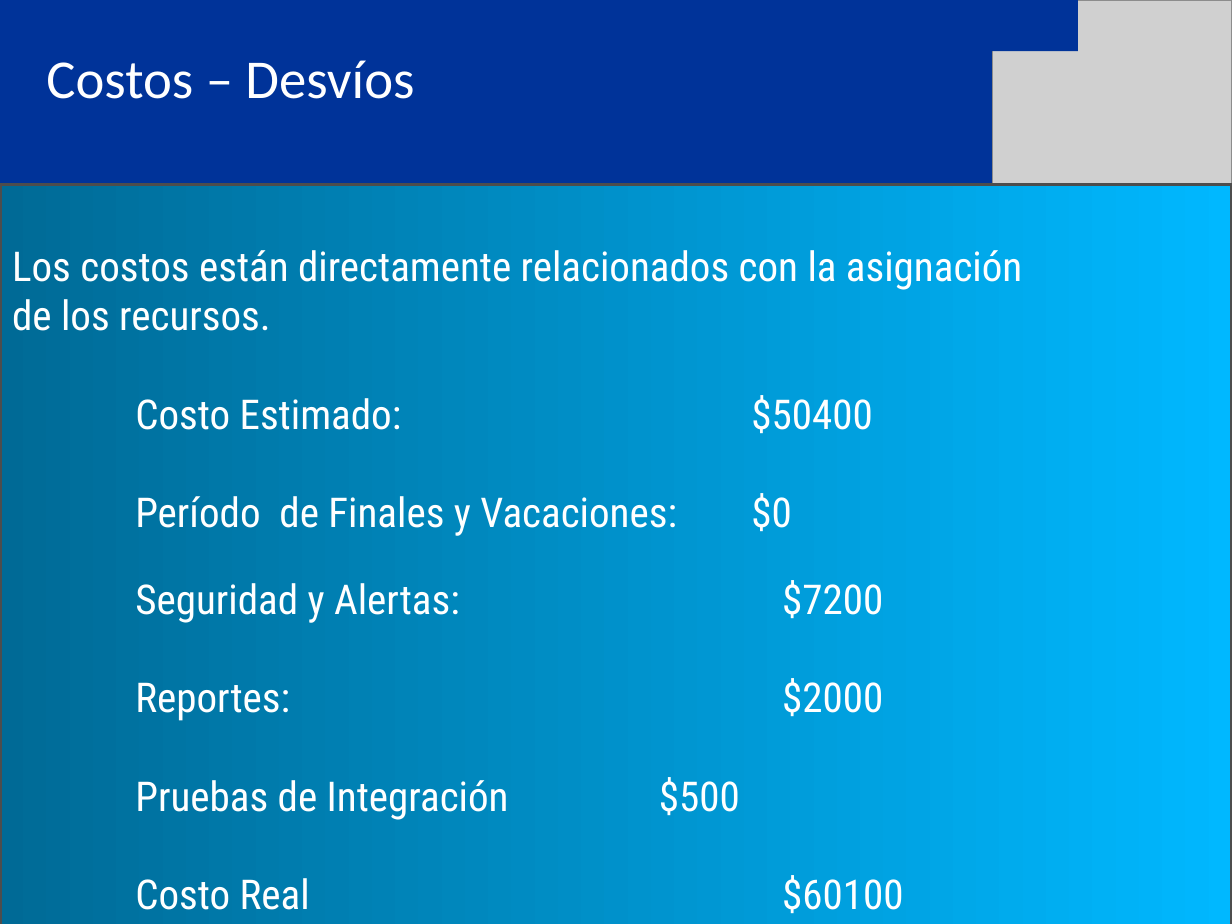
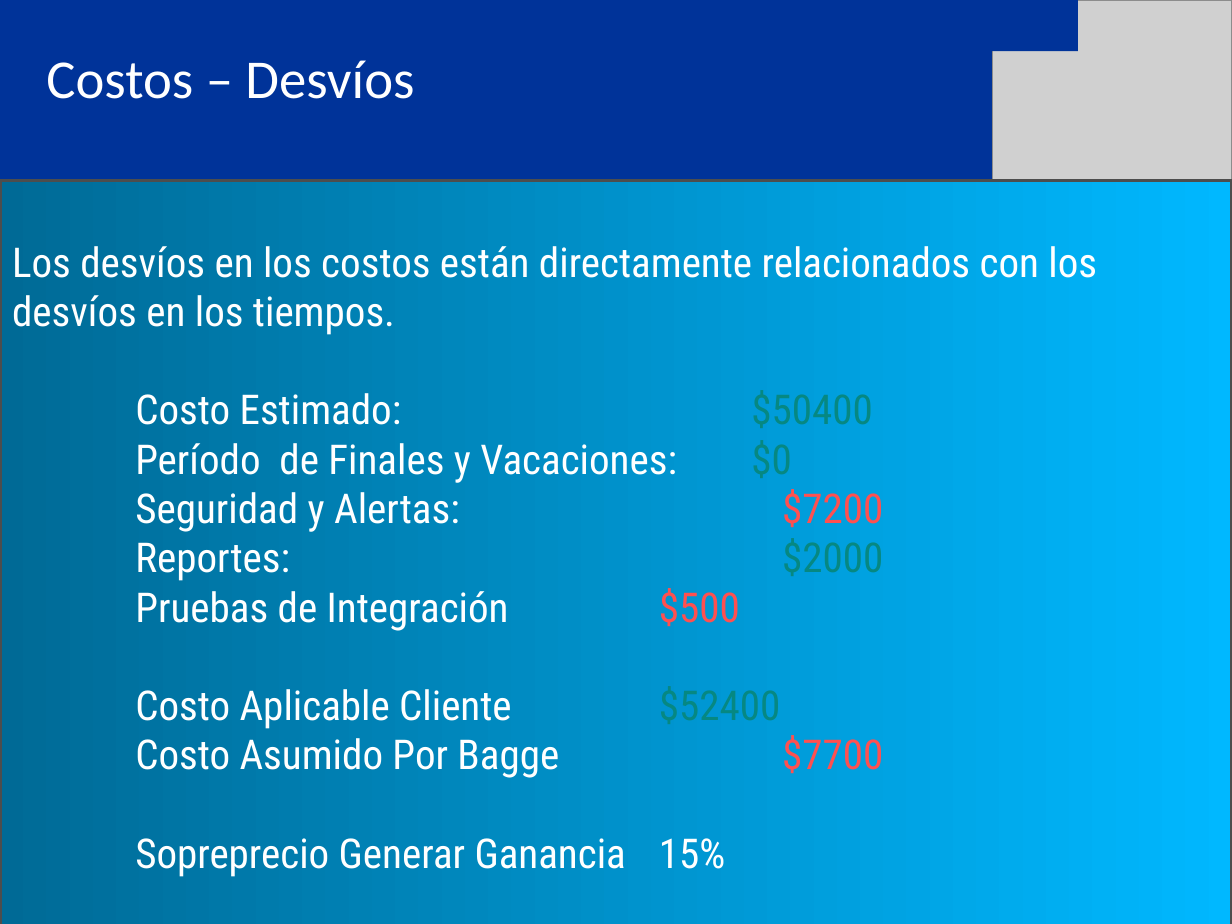
Before and after one commit to eallegretta/bagge, a slide deck: slide 6 of Documentation/06 Implementación y soporte/Entrega final/SETI_Presentación Final (PB - FE).ppt (slide 4 before the commit). Drawn at 1232x924 pixels with LibreOffice and Linux fonts; fonts in the diff are those of the drawing; grey boxes stand for pictures. Boxes give left, top, right and bottom in pixels: in the first picture for what was removed or moved away, otherwise in the second. Text is boxed around its words. In the diff, an @@ line names an element or a change of style, - is before the commit and + after.

```diff
--- a/Documentation/06 Implementación y soporte/Entrega final/SETI_Presentación Final (PB - FE).ppt
+++ b/Documentation/06 Implementación y soporte/Entrega final/SETI_Presentación Final (PB - FE).ppt
@@ rectangle "Los desvíos en los costos ...": place and size @@
-rectangle "Los desvíos en los costos ..." at (0,185,1232,924)
+rectangle "Los desvíos en los costos ..." at (0,181,1232,924)
@@ text in rectangle at (12,246,1097,335): text changed @@
-Los costos están directamente relacionados con la asignación
-de los recursos.
+Los desvíos en los costos están directamente relacionados con los desvíos en los tiempos.
@@ text in rectangle at (135,393,883,631): text colour #FFFFFF to #068882 in "$50400", "$0", "$2000"; text colour #FFFFFF to #FF5050 in "$7200", "$500" @@
@@ text in rectangle at (135,689,725,877): text changed @@
-    Costo Real $60100
+    Costo Aplicable Cliente $52400
+    Costo Asumido Por Bagge $7700
+    Sopreprecio Generar Ganancia 15%
```
Also in this commit, not shown: 4 other slides changed, 2 slides added, 2 slides removed, 1 other file.
